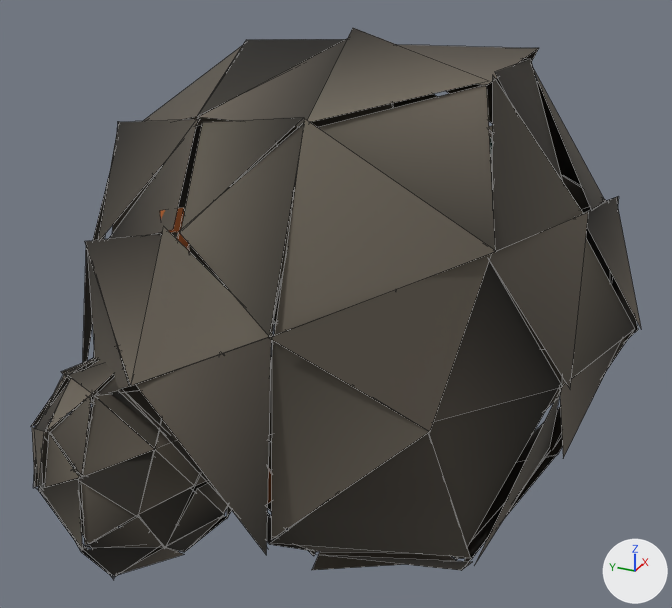
Before and after pictures for a commit that changed the glTF model packages/viewer-threejs/public/assets/resources/copper/small-lod2.glb.
Rendered twice from a 50 mm camera at (-3.07, -1.32, 2.28) aimed at (-0.05, 0.04, 0.78). Lighting does not change. The marker at lower right points along +X, +Y and +Z. The older version comes first. Mesh edges are drawn as thin lines. Where no turn or scale is listed for an object, it has been applied to the vertices. Vertices at exactly the same position are counted once.

The first picture shows 'copper-host-rock', 'copper-mineral-seams'.
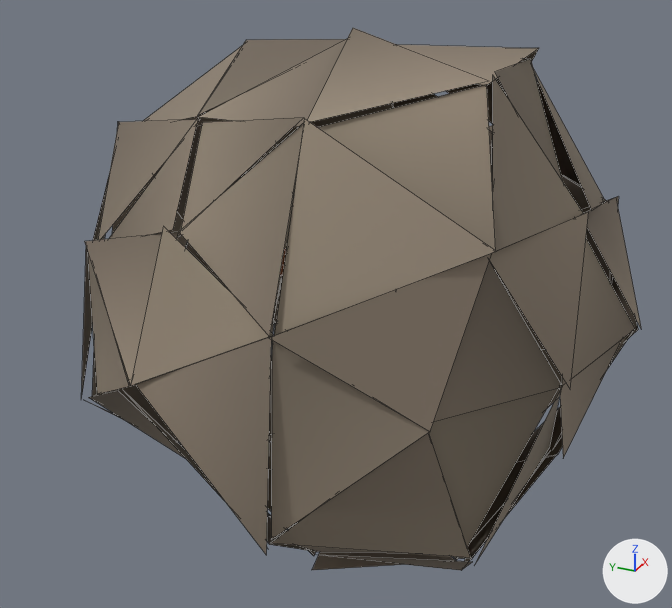
The newer file is also turned or shifted as a whole; pictures and numbers use the older file's frame.

Boxes [x1, y1, x2, y2] around the edits, measured in the pictures (672 x 608 px):
'copper-host-rock', reshaped (8% narrower): before [31, 28, 641, 578]; after [81, 28, 641, 571]
'copper-mineral-seams', reshaped (mostly hidden): before [160, 138, 493, 503]; after [280, 248, 286, 276]
part 1 of me_mesh_0, deleted: before [31, 345, 232, 578]
part 2 of me_mesh_0, recoloured (lighter): [82, 28, 641, 571] in both
part 3 of me_mesh_1, reshaped (mostly hidden): before [490, 138, 493, 154]; after [280, 248, 286, 276]
part 4 of me_mesh_1, deleted (mostly hidden): before [160, 208, 272, 503]

The edits, one by one:
me_mesh_0 is used by ob_copper_host_rock; location (0.0, 0.0, 0.0).
me_mesh_0 had 480 vertices, 160 faces and spanned x -1.11..1.08, y -1.08..1.09, z -0.18..1.81.
me_mesh_0 now has 240 vertices, 80 faces and spans x -1.11..1.08, y -1.08..1.09, z -0.18..1.81.
me_mesh_0 part 1: 80 loose pieces with 240 vertices, spanning x -1.09..-0.21, y 0.15..1.06, z -0.07..0.73, are deleted.
me_mesh_0 part 2: 80 kept faces spanning x -1.11..1.08, y -1.08..1.09, z -0.18..1.81 get new vertex colours.
me_mesh_1 is used by ob_copper_mineral_seams; location (0.0, 0.0, 0.0).
me_mesh_1 had 40 vertices, 64 faces and spanned x -0.86..0.86, y -0.36..0.46, z 0.31..1.32.
me_mesh_1 now has 180 vertices, 60 faces and spans x -0.46..0.36, y -0.57..0.46, z 0.79..0.98.
Part 3, on me_mesh_1:
20 vertices are removed from x 0.59..0.86, y -0.36..0.09, z 0.34..1.32.
32 faces are deleted.
180 vertices are added at x -0.46..0.36, y -0.57..0.46, z 0.79..0.98.
60 new faces join them.
Part 4, on me_mesh_1:
20 vertices are removed from x -0.86..-0.53, y -0.06..0.46, z 0.31..1.29.
32 faces are deleted.
